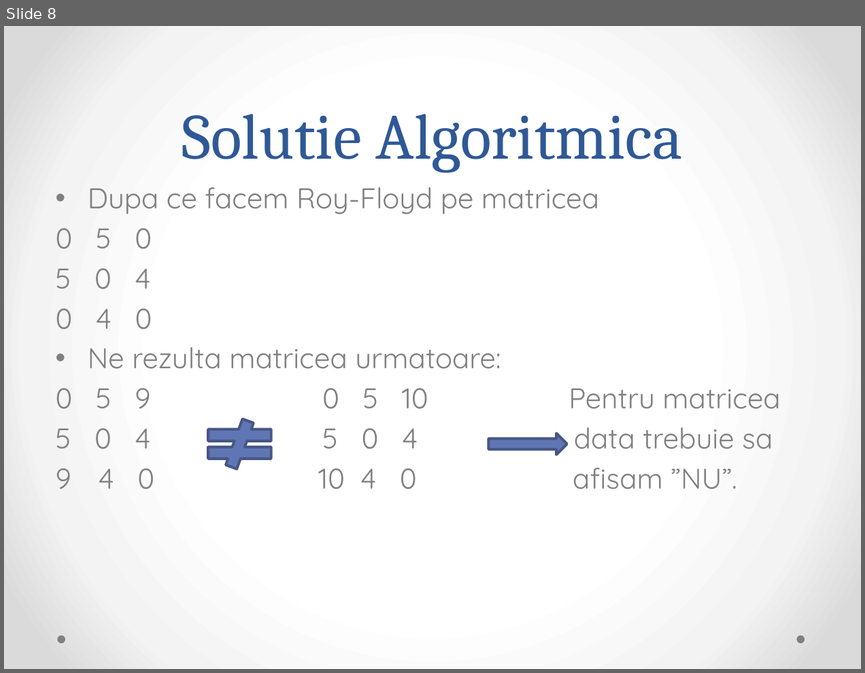
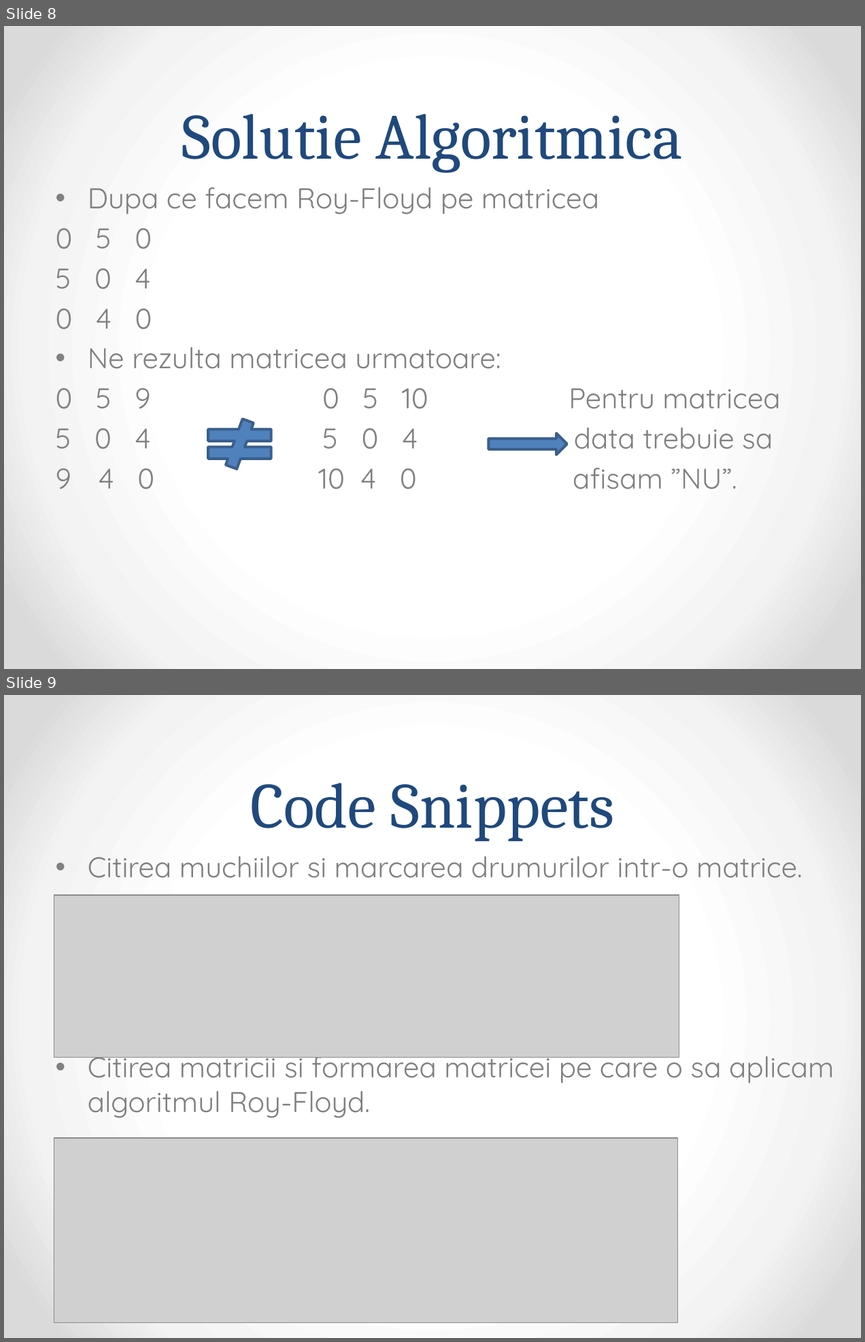
Before and after one commit to MickeyGT/Free-work-stuff, a slide deck: Presented-Problems/Turcu Gabriel - Rfinv.pptx. Shown one above the other, each under a label of ours: slide 8 before the commit, slides 8 and 9 after it. The pictures are 865x673 and 865x1342 pixels, drawn with LibreOffice and Linux fonts; fonts in the diff are those of the drawing; grey boxes stand for pictures. Boxes give left, top, right and bottom in pixels: in the first picture for what was removed or moved away, otherwise in the second. Text is boxed around its words. In the diff, an @@ line names an element or a change of style, - is before the commit and + after.

```diff
--- a/Presented-Problems/Turcu Gabriel - Rfinv.pptx
+++ b/Presented-Problems/Turcu Gabriel - Rfinv.pptx
@@ slide 9 added at [4, 695, 861, 1338], background gradient #FFFFFF to #F4F4F4 to #DADADA @@
@@ title added at [250, 783, 614, 841], 54 pt, text #1F497D @@
+Code Snippets
@@ text added at [88, 856, 834, 1118], 24 pt, text #808080 @@
+• Citirea muchiilor si marcarea drumurilor intr-o matrice.
+• Citirea matricii si formarea matricei pe care o sa aplicam algoritmul Roy-Floyd.
@@ picture added at [54, 895, 679, 1057] @@
@@ picture added at [54, 1138, 677, 1323] @@
@@ slide 8 changed as well @@
@@ title "Solutie Algoritmica" at [182, 114, 683, 172]: text colour #2F5897 to #1F497D @@
@@ math not equal at [197, 418, 283, 468]: fill #6076B4 to #4F81BD; outline #475785 2.25 pt to #3A5F8C 2.25 pt @@
@@ right arrow at [488, 433, 567, 454]: fill #6076B4 to #4F81BD; outline #475785 2.25 pt to #3A5F8C 2.25 pt @@
@@ ellipse removed at [57, 635, 65, 643] @@
@@ ellipse removed at [797, 635, 804, 643] @@
```
Also in this commit, not shown: 7 other slides changed, 2 other slides added, 4 other files.
